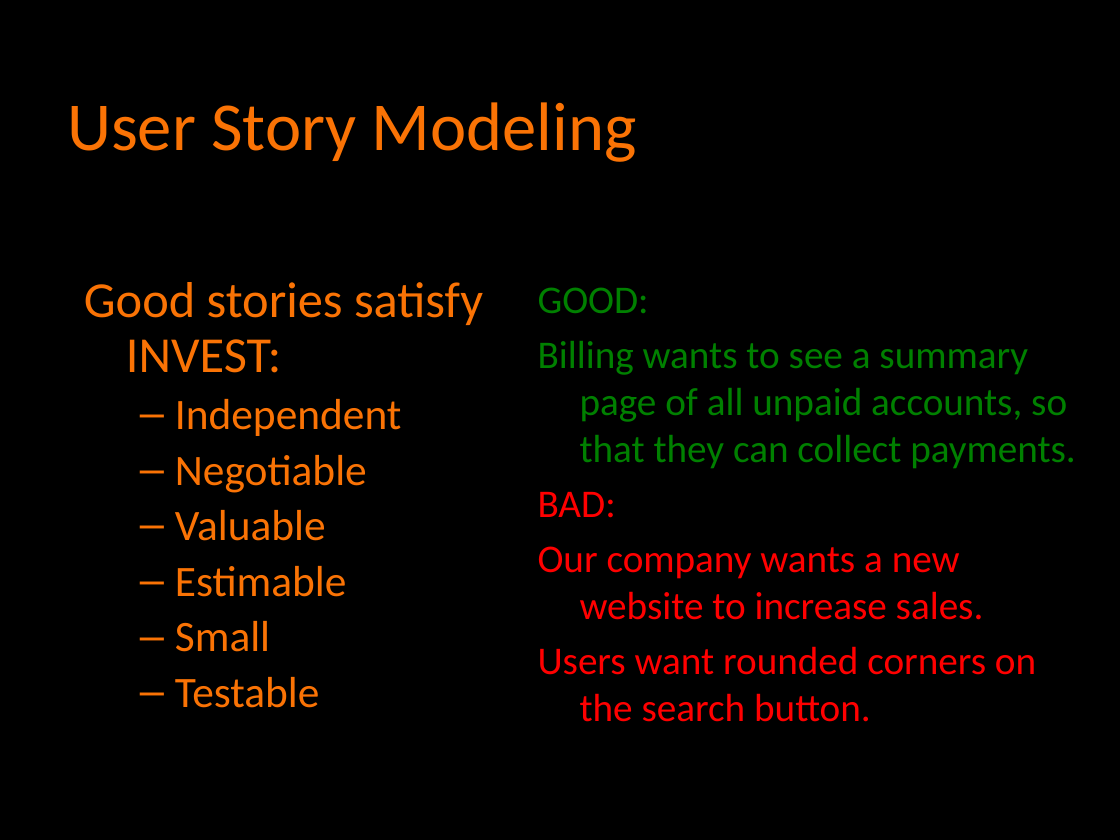
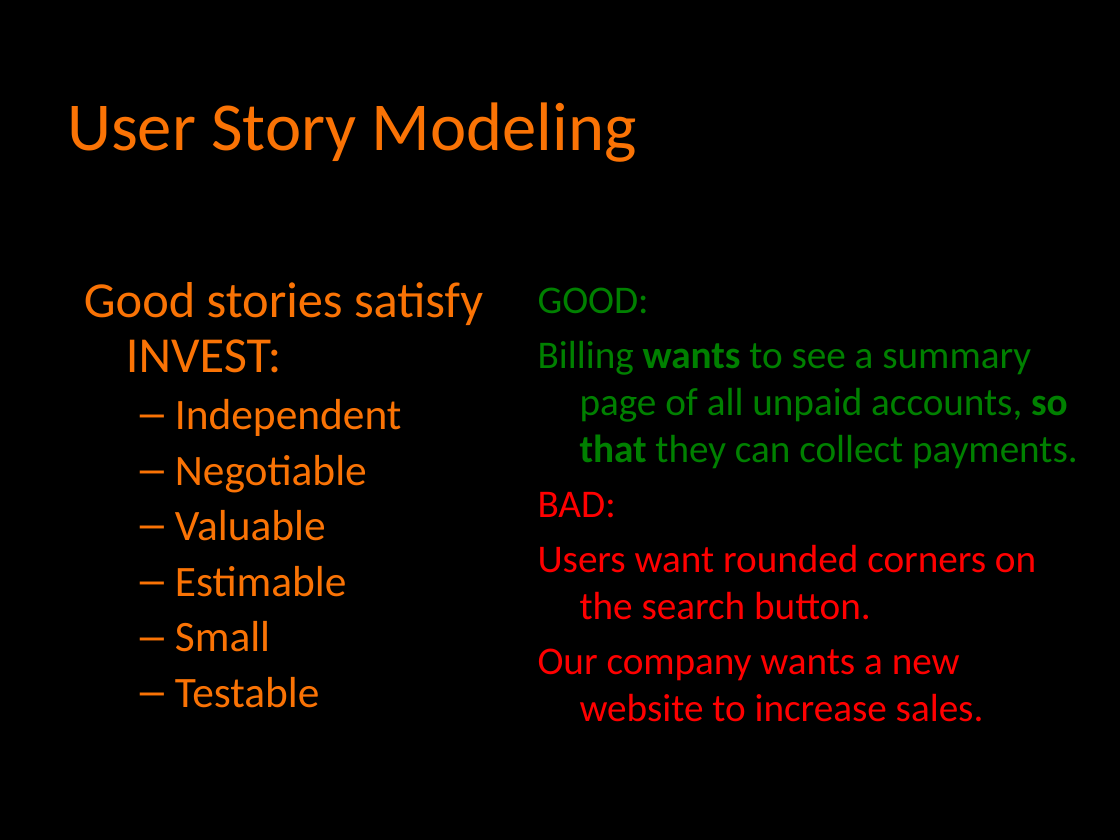
Before and after one commit to agilefire/November2010, a slide deck: slide 14 of Agile Firestarter Winter 2011 Agile Estimation.pptx (slide 12 before the commit). Drawn at 1120x840 pixels with LibreOffice and Linux fonts; fonts in the diff are those of the drawing. Boxes give left, top, right and bottom in pixels: in the first picture for what was removed or moved away, otherwise in the second. Text is boxed around its words. In the diff, an @@ line names an element or a change of style, - is before the commit and + after.

```diff
--- a/Agile Firestarter Winter 2011 Agile Estimation.pptx
+++ b/Agile Firestarter Winter 2011 Agile Estimation.pptx
@@ text at bbox=[538, 341, 1078, 468]: bold on in "wants so that" @@
@@ text at bbox=[538, 544, 1036, 620]: paragraph added @@
+Users want rounded corners on the search button.
@@ text at bbox=[538, 646, 1036, 722]: paragraph removed @@
-Users want rounded corners on the search button.
```
Also in this commit, not shown: 1 other slide changed, 3 slides added.
